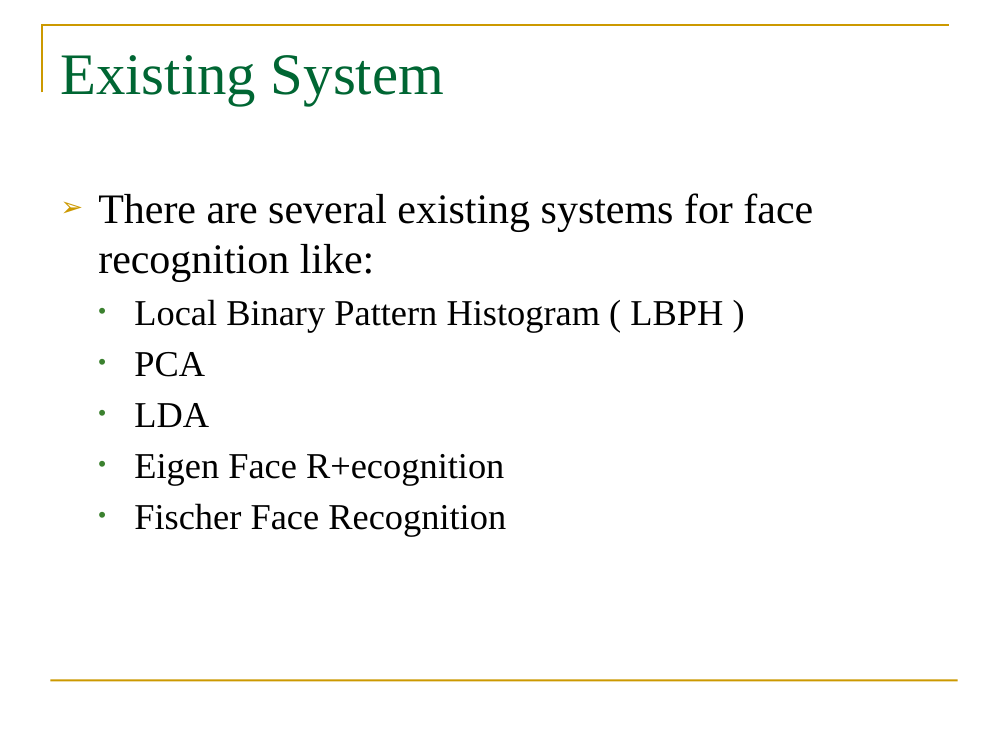
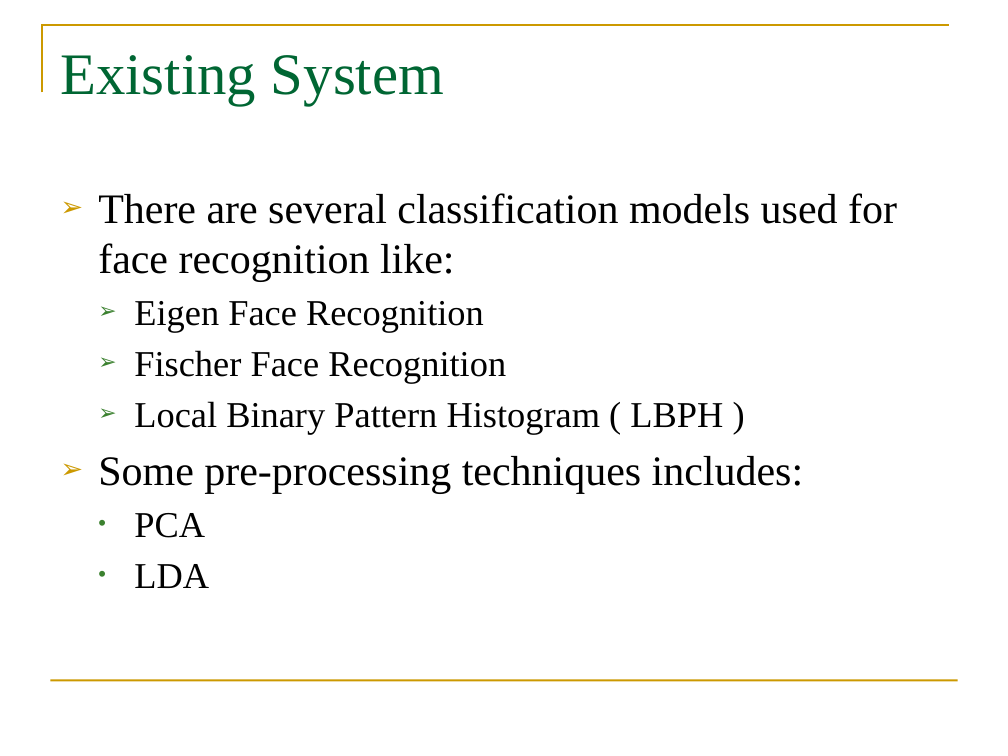
Before and after one commit to syamkakarla98/Face_Recognition_Using_Convolutional_Neural_Networks, a slide deck: slide 6 of Review-2/Review-2.pptx. Drawn at 1008x756 pixels with LibreOffice and Linux fonts; fonts in the diff are those of the drawing; background and template pictures are left out. Boxes give left, top, right and bottom in pixels: in the first picture for what was removed or moved away, otherwise in the second. Text is boxed around its words. In the diff, an @@ line names an element or a change of style, - is before the commit and + after.

```diff
--- a/Review-2/Review-2.pptx
+++ b/Review-2/Review-2.pptx
@@ text at [98, 193, 897, 383]: text changed @@
-➢ There are several existing systems for face recognition like:
+➢ There are several classification models used for face recognition like:
+  ➢ Eigen Face Recognition
+  ➢ Fischer Face Recognition
@@ text at [134, 401, 723, 434]: bullet • to ➢ @@
@@ text at [98, 456, 803, 493]: paragraph added @@
+➢ Some pre-processing techniques includes:
@@ text at [134, 454, 506, 536]: paragraphs removed @@
-  • Eigen Face R+ecognition
-  • Fischer Face Recognition
```
Also in this commit, not shown: 7 other slides changed, 3 slides added.
